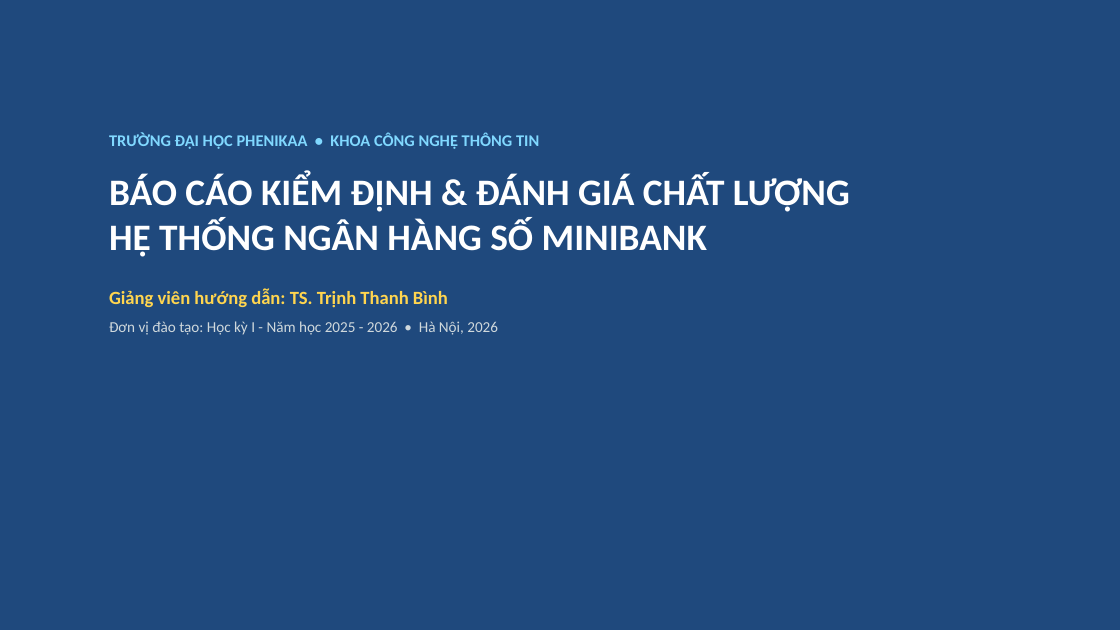
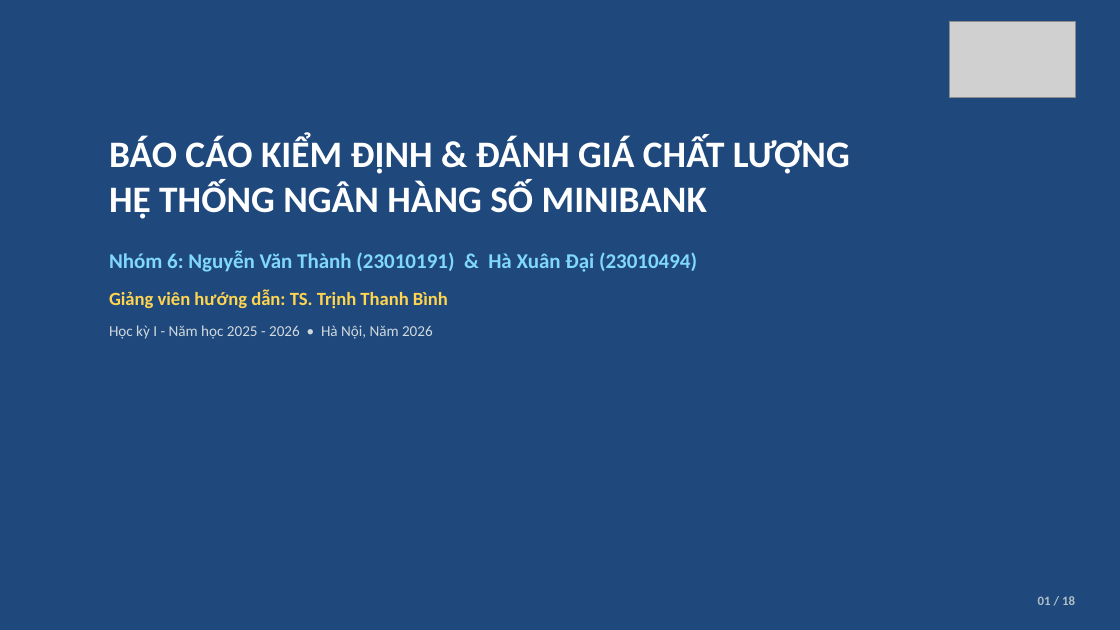
Before and after one commit to ngthanhs1/Kiemthu_MiniBank, a slide deck: slide 1 of docs/presentation/SLIDE_THUYET_TRINH_MINIBANK.pptx. Drawn at 1120x630 pixels with LibreOffice and Linux fonts; fonts in the diff are those of the drawing; grey boxes stand for pictures. Boxes give left, top, right and bottom in pixels: in the first picture for what was removed or moved away, otherwise in the second. Text is boxed around its words. In the diff, an @@ line names an element or a change of style, - is before the commit and + after.

```diff
--- a/docs/presentation/SLIDE_THUYET_TRINH_MINIBANK.pptx
+++ b/docs/presentation/SLIDE_THUYET_TRINH_MINIBANK.pptx
@@ picture added at box(949, 21, 1075, 97) @@
@@ text at box(109, 133, 539, 149): paragraph removed @@
-TRƯỜNG ĐẠI HỌC PHENIKAA • KHOA CÔNG NGHỆ THÔNG TIN
@@ text at box(109, 251, 697, 272): paragraph added @@
+Nhóm 6: Nguyễn Văn Thành (23010191) & Hà Xuân Đại (23010494)
@@ text at box(109, 325, 433, 339): text changed @@
-Đơn vị đào tạo: Học kỳ I - Năm học 2025 - 2026 • Hà Nội, 2026
+Học kỳ I - Năm học 2025 - 2026 • Hà Nội, Năm 2026
@@ text added at box(1038, 596, 1075, 605), 11 pt, text #B0BEC5, bold @@
+01 / 18
```
Also in this commit, not shown: 16 other slides changed, 1 slide added, 13 other files.
